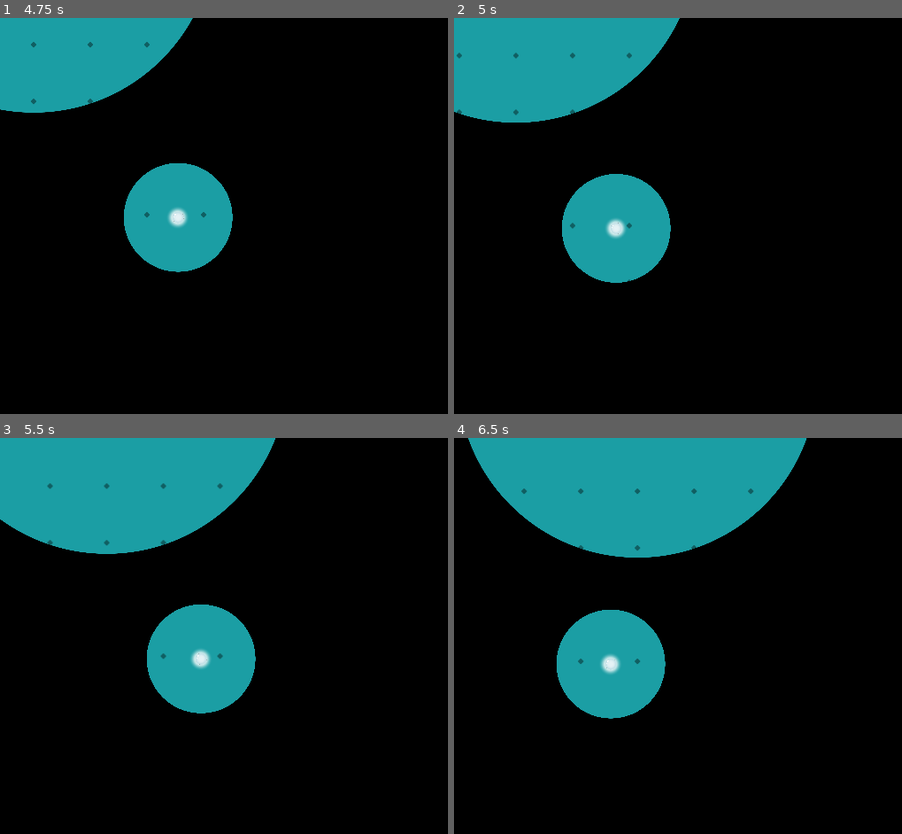
Above: before the commit, frames 1-4 (two rows, left to right).
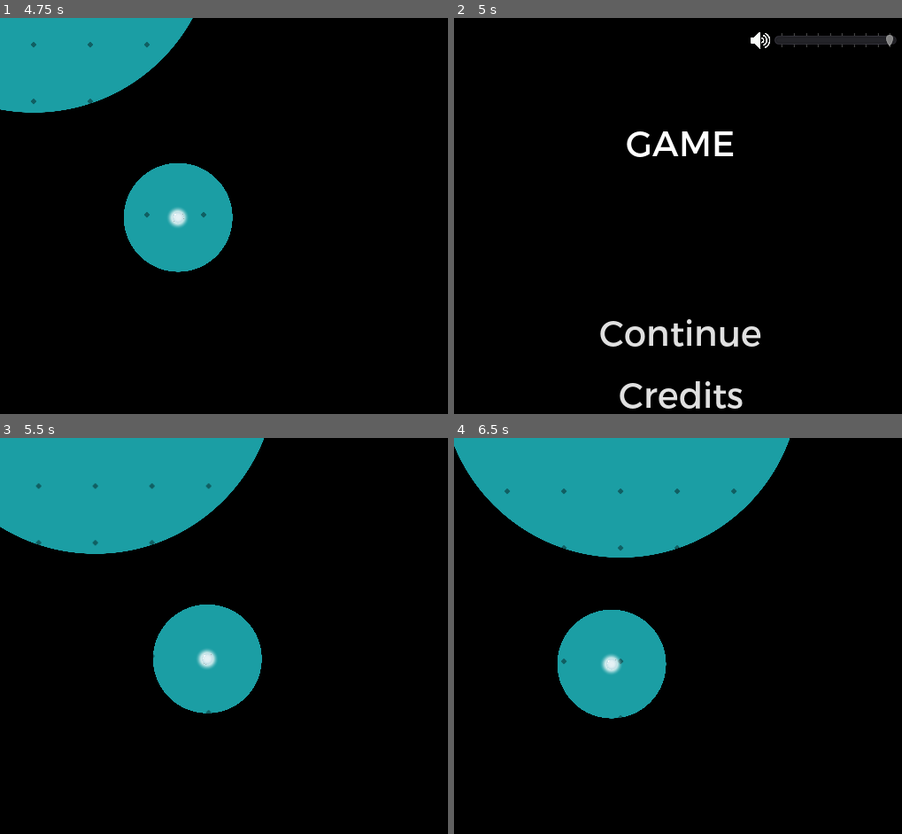
Above: after the commit, the same moments.

Repository: Disablak/Godot-Wild-Jam
Game: Godot game, scene res://Scenes/Main.tscn
The game is run twice, just before and just after one commit, with the same random seed, the same clock (stepped at 60 frames per second) and the same inputs. The engine's default icon, where the game draws it, is replaced by a stand-in: a white triangle on a blue panel in a dark square.
Inputs (mouse positions are in pixels of both pictures, inside the frame that each line leads up to):
- Up to frame 1 (4.75 s): click "Continue" at 0.5 s; move the mouse to (327, 223) at 1.27 s; hold D (move_right) 1.28-2.03 s; tap Space (next_level) every 0.75 s from 1.35 to 4.35 s; click (327, 223) at 1.42 s; move the mouse to (134, 267) at 2.02 s; hold S (move_down) 2.03-2.78 s; move the mouse to (273, 144) at 2.77 s; hold D (move_right) 2.78-3.53 s; move the mouse to (206, 334) at 3.52 s; hold W (move_up) 3.53-4.28 s; click (206, 334) at 3.67 s; move the mouse to (362, 311) at 4.27 s; hold A (move_left) from 4.28 s (still down)
- Up to frame 2 (5 s): keep holding A (move_left); tap Escape (return, bound only after the commit) at 4.9 s
- Up to frame 3 (5.5 s): release A (move_left) at 5 s; click (228, 750) at 5 s, where only the run after the commit has a clickable "Continue"
- Up to frame 4 (6.5 s): move the mouse to (543, 596) at 5.77 s; hold A (move_left) from 5.78 s (still down); tap Space (next_level) at 5.85 s

Frame 1 is identical in both runs. In frame 2, 19% of the frame differs, in the area x 0-99%, y 0-99%; in frame 3, 2.2%; in frame 4, 2.7%.

Commit message:
added return button

Diff:
--- a/project.godot
+++ b/project.godot
@@ -73,6 +73,11 @@
 , Object(InputEventKey,"resource_local_to_scene":false,"resource_name":"","device":0,"alt":false,"shift":false,"control":false,"meta":false,"command":false,"pressed":false,"scancode":16777234,"physical_scancode":0,"unicode":0,"echo":false,"script":null)
  ]
 }
+return={
+"deadzone": 0.5,
+"events": [ Object(InputEventKey,"resource_local_to_scene":false,"resource_name":"","device":0,"alt":false,"shift":false,"control":false,"meta":false,"command":false,"pressed":false,"scancode":0,"physical_scancode":16777217,"unicode":0,"echo":false,"script":null)
+ ]
+}
 restart_level={
 "deadzone": 0.5,
 "events": [ Object(InputEventKey,"resource_local_to_scene":false,"resource_name":"","device":0,"alt":false,"shift":false,"control":false,"meta":false,"command":false,"pressed":false,"scancode":82,"physical_scancode":0,"unicode":0,"echo":false,"script":null)
